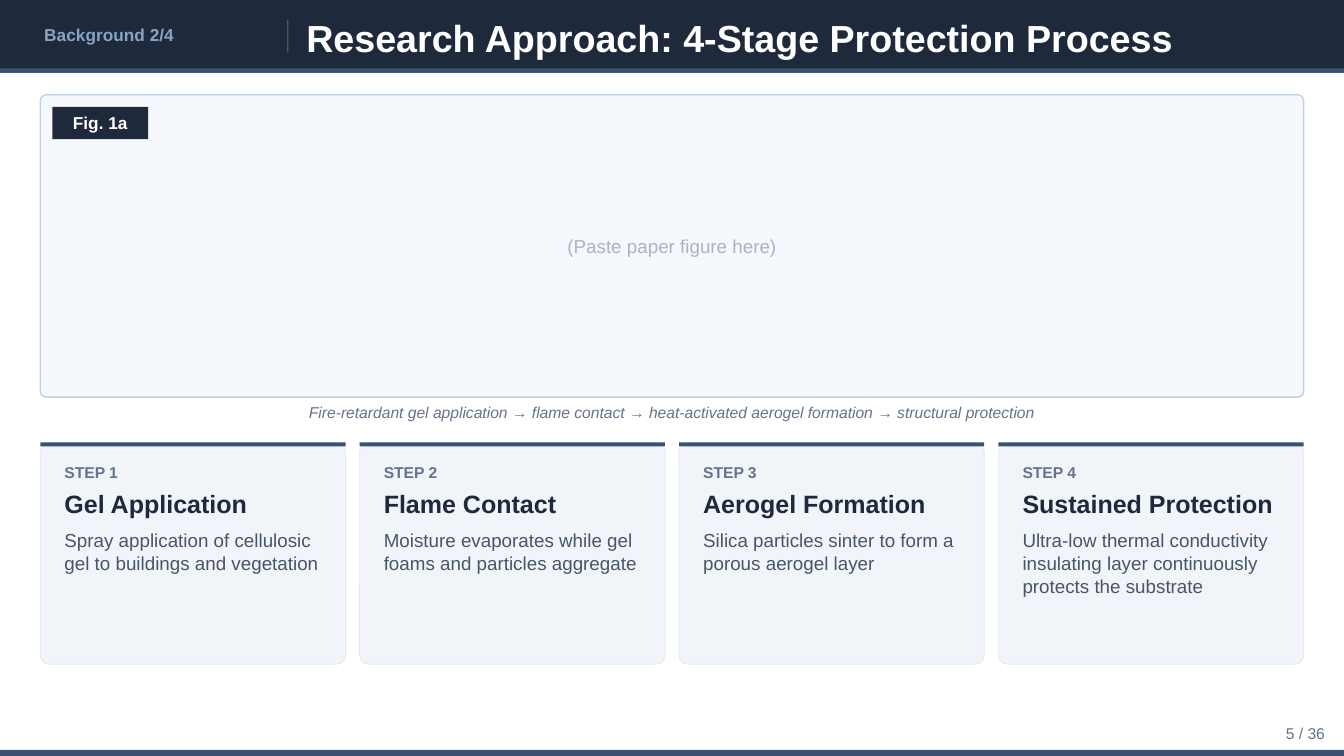
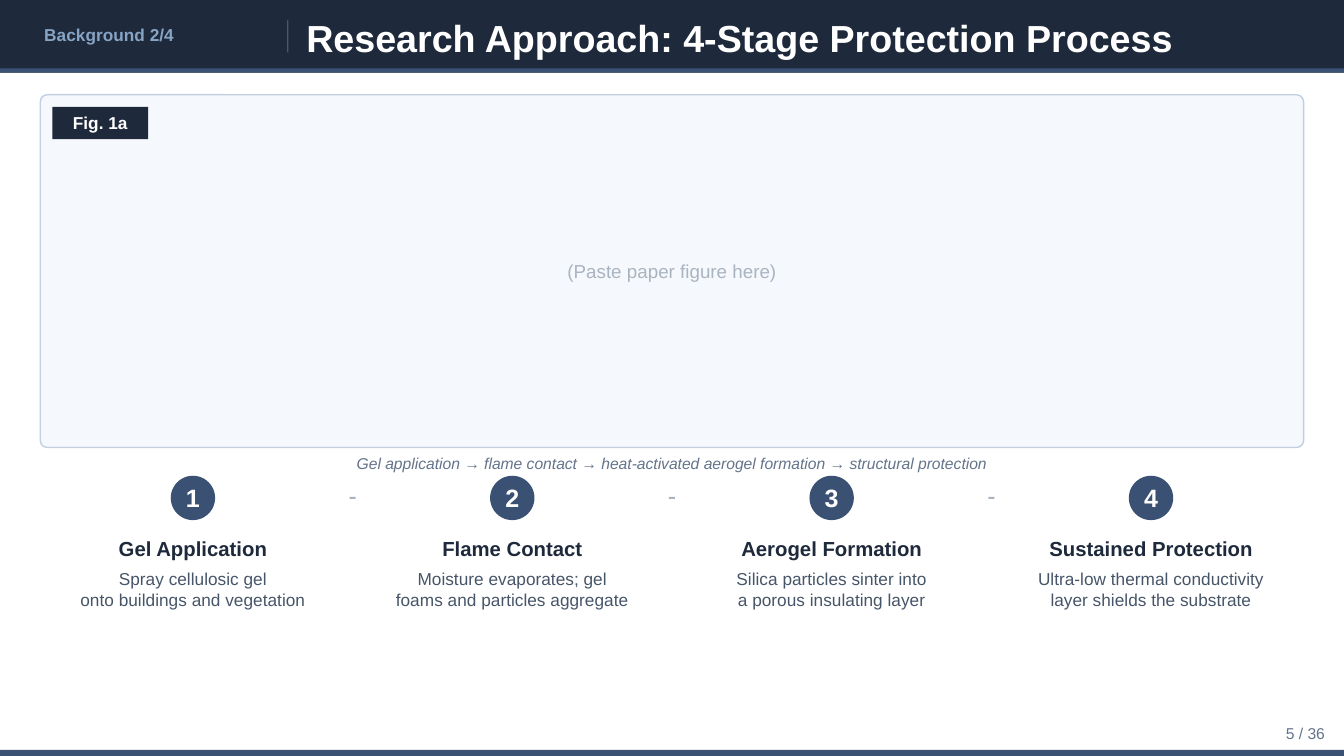
Before and after one commit to ytaisei0525-design/my-first-claude, a slide deck: slide 5 of slides_en.pptx. Drawn at 1344x756 pixels with LibreOffice and Linux fonts; fonts in the diff are those of the drawing. Boxes give left, top, right and bottom in pixels: in the first picture for what was removed or moved away, otherwise in the second. Text is boxed around its words. In the diff, an @@ line names an element or a change of style, - is before the commit and + after.

```diff
--- a/slides_en.pptx
+++ b/slides_en.pptx
@@ text "(Paste paper figure here)": place and size @@
-text "(Paste paper figure here)" at [567, 239, 776, 257]
+text "(Paste paper figure here)" at [567, 264, 776, 282]
@@ rounded rectangle: place and size @@
-rounded rectangle at [40, 95, 1304, 397]
+rounded rectangle at [40, 95, 1304, 448]
@@ rectangle removed at [40, 443, 346, 447] @@
@@ rectangle removed at [360, 443, 665, 447] @@
@@ rectangle removed at [680, 443, 985, 447] @@
@@ rectangle removed at [998, 443, 1304, 447] @@
@@ rounded rectangle: place and size @@
-rounded rectangle at [40, 443, 346, 664]
+rounded rectangle at [170, 476, 215, 520]
@@ text at [357, 457, 987, 472]: text changed @@
-Fire-retardant gel application → flame contact → heat-activated aerogel formation → structural protection
+Gel application → flame contact → heat-activated aerogel formation → structural protection
@@ rounded rectangle: place and size @@
-rounded rectangle at [360, 443, 665, 664]
+rounded rectangle at [490, 476, 534, 520]
@@ rounded rectangle: place and size @@
-rounded rectangle at [680, 443, 985, 664]
+rounded rectangle at [810, 476, 854, 520]
@@ fill #F1F5F9 to #3B5174; outline #E2E8F0 0.5 pt to none; proportions changed in 4 elements at [490, 476, 534, 520], [170, 476, 215, 520], [810, 476, 854, 520], [1129, 476, 1174, 520] @@
@@ rounded rectangle: place and size @@
-rounded rectangle at [998, 443, 1304, 664]
+rounded rectangle at [1129, 476, 1174, 520]
@@ vertical alignment top to middle in 4 elements at [505, 489, 519, 507], [186, 489, 200, 507], [825, 489, 839, 508], [1144, 489, 1158, 507] @@
@@ text at [186, 489, 200, 507]: text changed; size 11.2 to 17.9 pt; text colour #64748B to #FFFFFF @@
-STEP 1
+1
@@ rectangle added at [350, 497, 356, 499], fill #AAB4C0 @@
@@ text at [505, 489, 519, 507]: text changed; size 11.2 to 17.9 pt; text colour #64748B to #FFFFFF @@
-STEP 2
+2
@@ rectangle added at [669, 497, 676, 499], fill #AAB4C0 @@
@@ text at [825, 489, 839, 508]: text changed; size 11.2 to 17.9 pt; text colour #64748B to #FFFFFF @@
-STEP 3
+3
@@ rectangle added at [988, 497, 994, 499], fill #AAB4C0 @@
@@ text at [1144, 489, 1158, 507]: text changed; size 11.2 to 17.9 pt; text colour #64748B to #FFFFFF @@
-STEP 4
+4
@@ text "Gel Application": place and size @@
-text "Gel Application" at [64, 495, 247, 519]
+text "Gel Application" at [119, 541, 267, 561]
@@ text "Flame Contact": place and size @@
-text "Flame Contact" at [384, 495, 556, 514]
+text "Flame Contact" at [442, 541, 583, 557]
@@ text "Aerogel Formation": place and size @@
-text "Aerogel Formation" at [703, 495, 925, 519]
+text "Aerogel Formation" at [741, 541, 922, 561]
@@ size 17.9 to 14.6 pt; alignment left to centre in 4 elements at [119, 541, 267, 561], [442, 541, 583, 557], [741, 541, 922, 561], [1049, 541, 1252, 557] @@
@@ text "Sustained Protection": place and size @@
-text "Sustained Protection" at [1023, 495, 1273, 514]
+text "Sustained Protection" at [1049, 541, 1252, 557]
@@ text at [80, 572, 305, 610]: text changed; size 13.4 to 12.3 pt @@
-Spray application of cellulosic gel to buildings and vegetation
+Spray cellulosic gel
+onto buildings and vegetation
@@ text at [396, 572, 628, 610]: text changed; size 13.4 to 12.3 pt @@
-Moisture evaporates while gel foams and particles aggregate
+Moisture evaporates; gel
+foams and particles aggregate
@@ text at [736, 572, 927, 610]: text changed; size 13.4 to 12.3 pt @@
-Silica particles sinter to form a porous aerogel layer
+Silica particles sinter into
+a porous insulating layer
@@ text at [1038, 572, 1263, 610]: text changed; size 13.4 to 12.3 pt @@
-Ultra-low thermal conductivity insulating layer continuously protects the substrate
+Ultra-low thermal conductivity
+layer shields the substrate
```
Also in this commit, not shown: 3 other slides changed, 3 other files.
